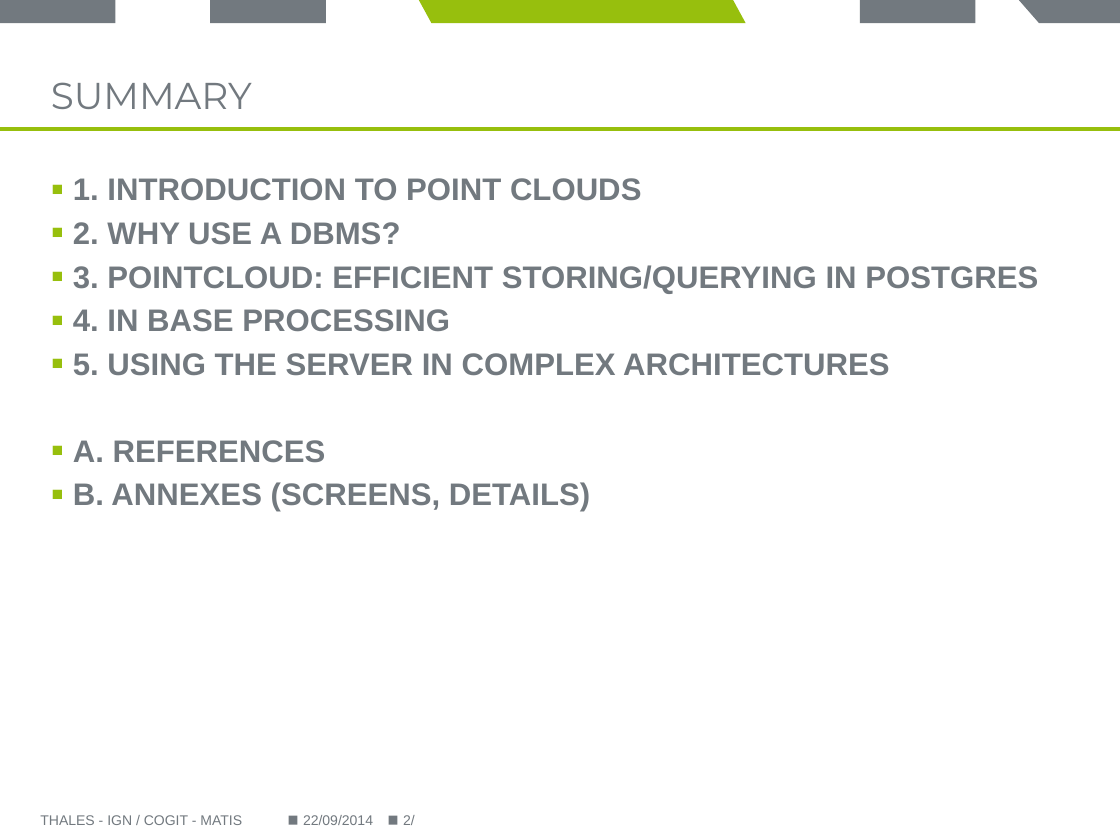
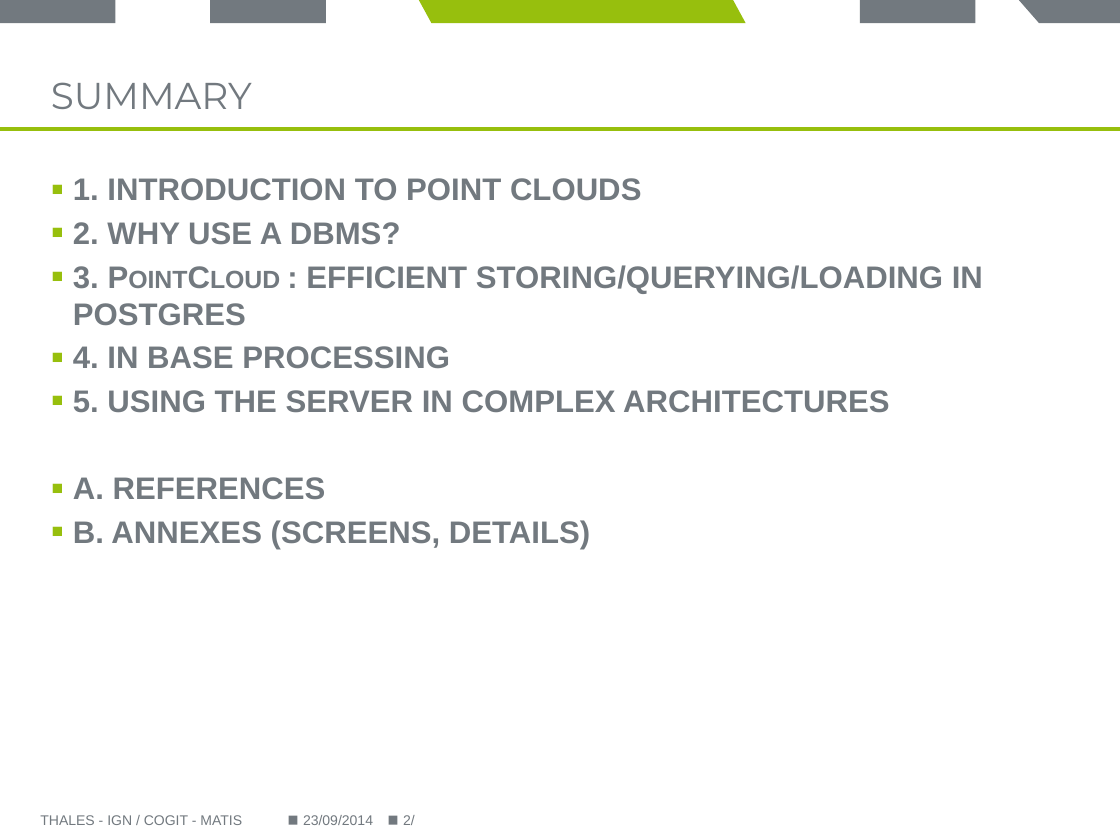
Before and after one commit to Remi-C/Postgres_Day_2014_10_RemiC, a slide deck: slide 2 of presentation/presentation_RCura.pptx. Drawn at 1120x840 pixels with LibreOffice and Linux fonts; fonts in the diff are those of the drawing; background and template pictures are left out. Boxes give left, top, right and bottom in pixels: in the first picture for what was removed or moved away, otherwise in the second. Text is boxed around its words. In the diff, an @@ line names an element or a change of style, - is before the commit and + after.

Commit message:
wirtten up to efficient storage

```diff
--- a/presentation/presentation_RCura.pptx
+++ b/presentation/presentation_RCura.pptx
@@ text at [73,265,983,326]: text changed @@
-▪ 3. POINTCLOUD: EFFICIENT STORING/QUERYING IN POSTGRES
+▪ 3. PointCloud : EFFICIENT STORING/QUERYING/LOADING IN POSTGRES
@@ text at [303,815,373,825]: text changed @@
-22/09/2014
+23/09/2014
```
Also in this commit, not shown: 16 other slides changed, 5 slides added.
